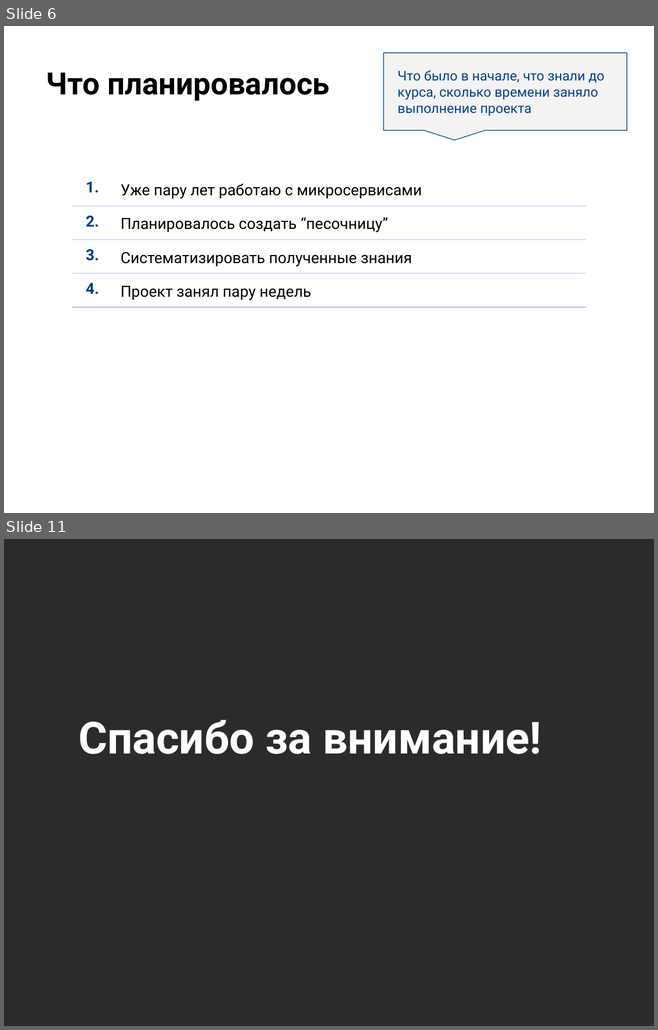
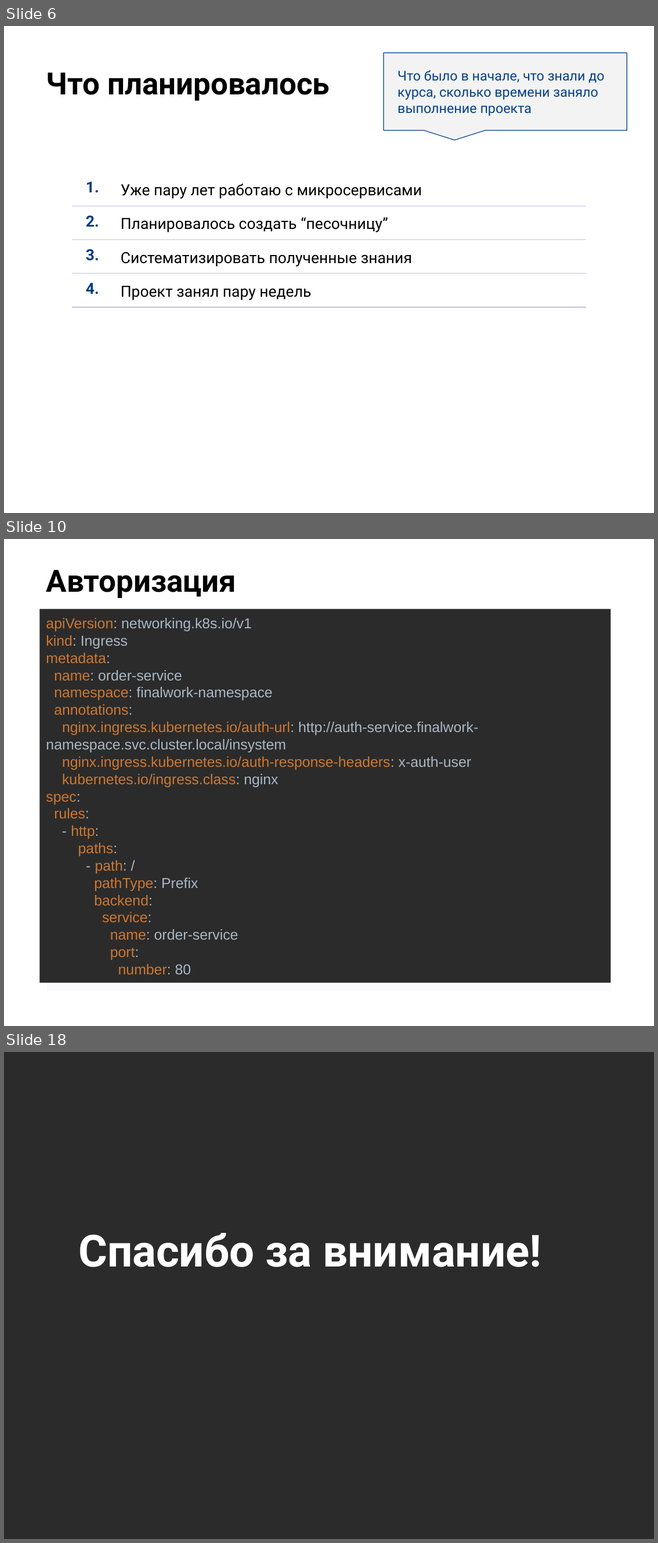
Before and after one commit to christina-gorina/microservices-otus-study, a slide deck: final/marketplace-orders/files/presentation/Презентация.pptx. Shown one above the other, each under a label of ours: slides 6 and 11 before the commit, slides 6, 10 and 18 after it; the slides between them are not shown. The pictures are 658x1030 and 658x1543 pixels, drawn with LibreOffice and Linux fonts; fonts in the diff are those of the drawing; background and template pictures are left out; a plain dark background stands for a picture behind light text. Boxes give left, top, right and bottom in pixels: in the first picture for what was removed or moved away, otherwise in the second. Text is boxed around its words. In the diff, an @@ line names an element or a change of style, - is before the commit and + after.

```diff
--- a/final/marketplace-orders/files/presentation/Презентация.pptx
+++ b/final/marketplace-orders/files/presentation/Презентация.pptx
@@ slide 10 added at [4,539,654,1026], background picture (left out) @@
@@ title added at [46,570,236,598], 34 pt, text #000000, bold @@
+Авторизация
@@ subtitle added at [40,609,611,983], fill #2B2B2B, 16 pt, text #CC7832 @@
+apiVersion: networking.k8s.io/v1
+kind: Ingress
+metadata:
+name: order-service
+namespace: finalwork-namespace
+annotations:
+nginx.ingress.kubernetes.io/auth-url: http://auth-service.finalwork-namespace.svc.cluster.local/insystem
+nginx.ingress.kubernetes.io/auth-response-headers: x-auth-user
+kubernetes.io/ingress.class: nginx
+spec:
+rules:
+- http:
+paths:
+- path: /
+pathType: Prefix
+backend:
+service:
+name: order-service
+port:
+number: 80
@@ rectangle added at [47,654,611,992], fill #FBFBFE @@
@@ what was slide 11 is now slide 18 @@
```
Also in this commit, not shown: 3 slides changed, 8 other slides added, 10 slides removed, 2 other files.
